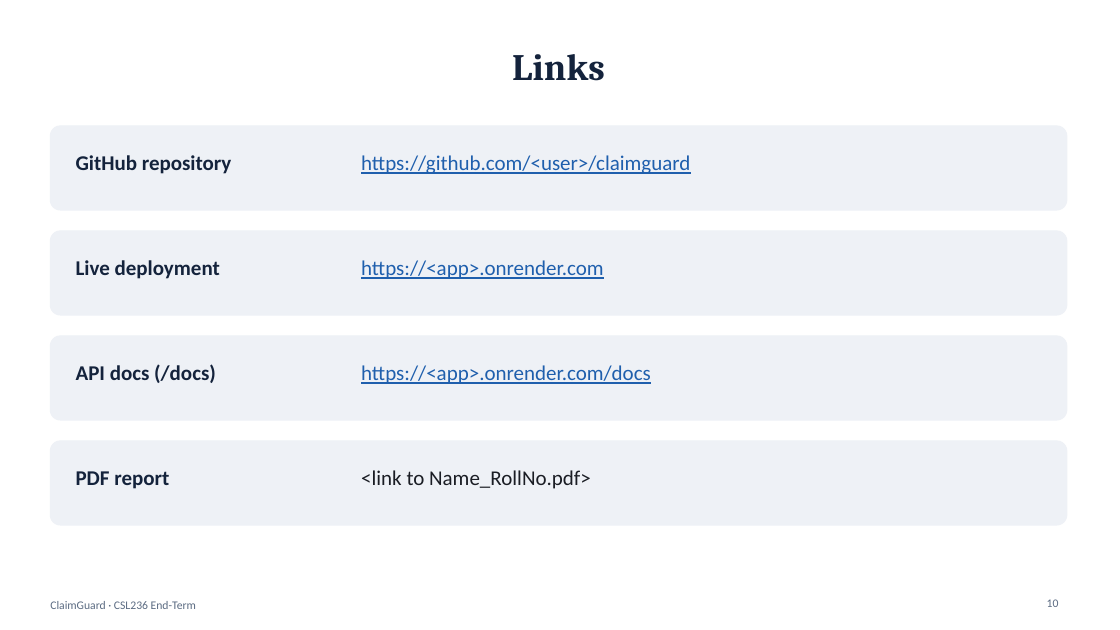
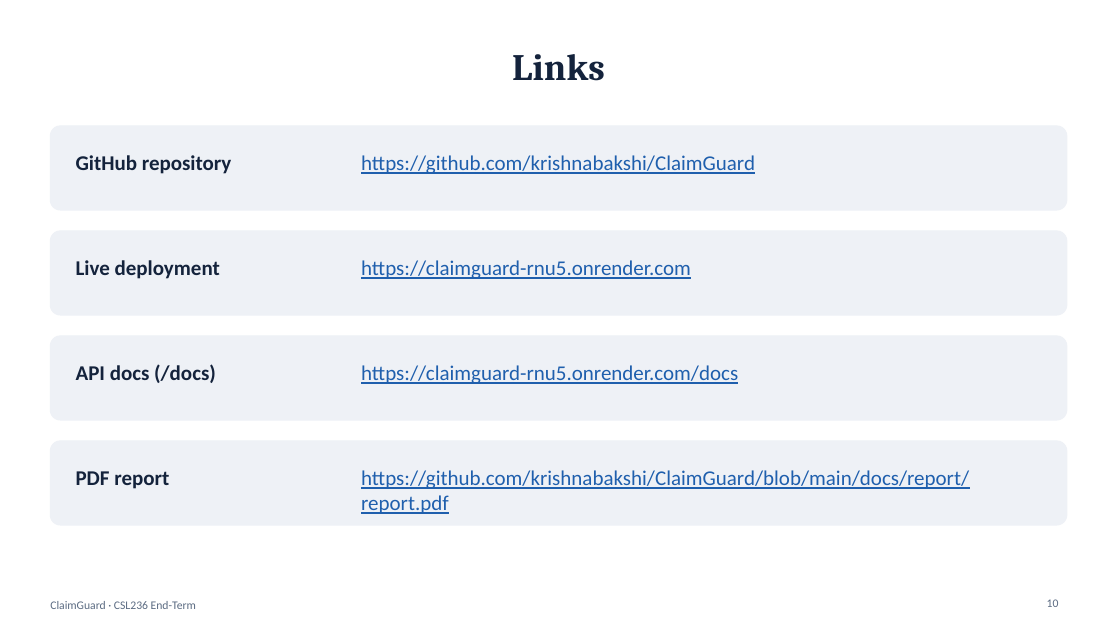
Before and after one commit to krishnabakshi/ClaimGuard, a slide deck: slide 10 of docs/slides/ClaimGuard.pptx. Drawn at 1120x630 pixels with LibreOffice and Linux fonts; fonts in the diff are those of the drawing. Boxes give left, top, right and bottom in pixels: in the first picture for what was removed or moved away, otherwise in the second. Text is boxed around its words. In the diff, an @@ line names an element or a change of style, - is before the commit and + after.

```diff
--- a/docs/slides/ClaimGuard.pptx
+++ b/docs/slides/ClaimGuard.pptx
@@ text at (361,155,755,174): text changed @@
-https://github.com/<user>/claimguard
+https://github.com/krishnabakshi/ClaimGuard
@@ text at (361,260,691,279): text changed @@
-https://<app>.onrender.com
+https://claimguard-rnu5.onrender.com
@@ text at (361,365,738,384): text changed @@
-https://<app>.onrender.com/docs
+https://claimguard-rnu5.onrender.com/docs
@@ text at (361,470,969,514): text changed; text colour #1A1D24 to #1F5FAD @@
-<link to Name_RollNo.pdf>
+https://github.com/krishnabakshi/ClaimGuard/blob/main/docs/report/report.pdf
```
Also in this commit, not shown: 5 other files.
